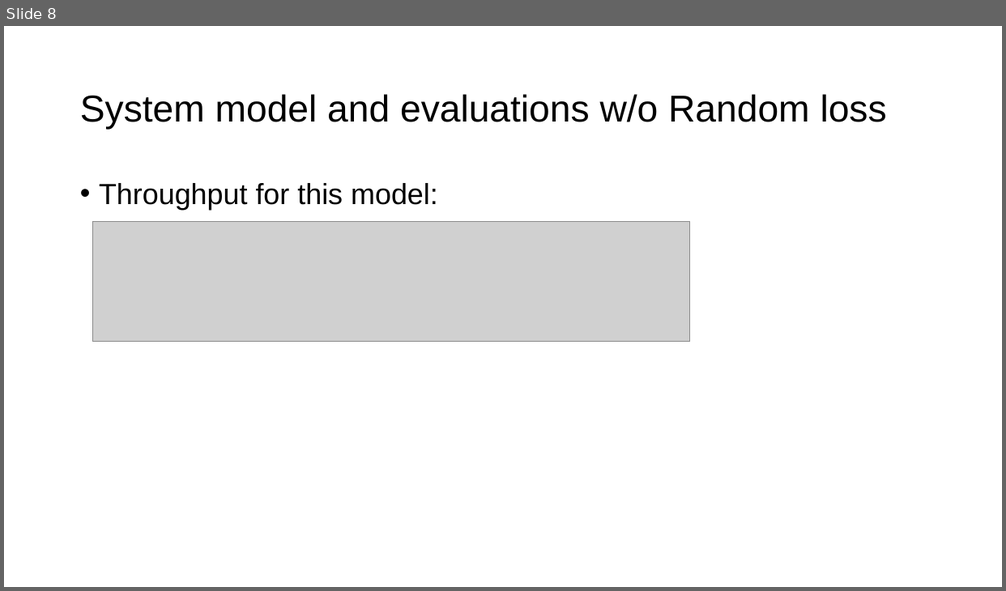
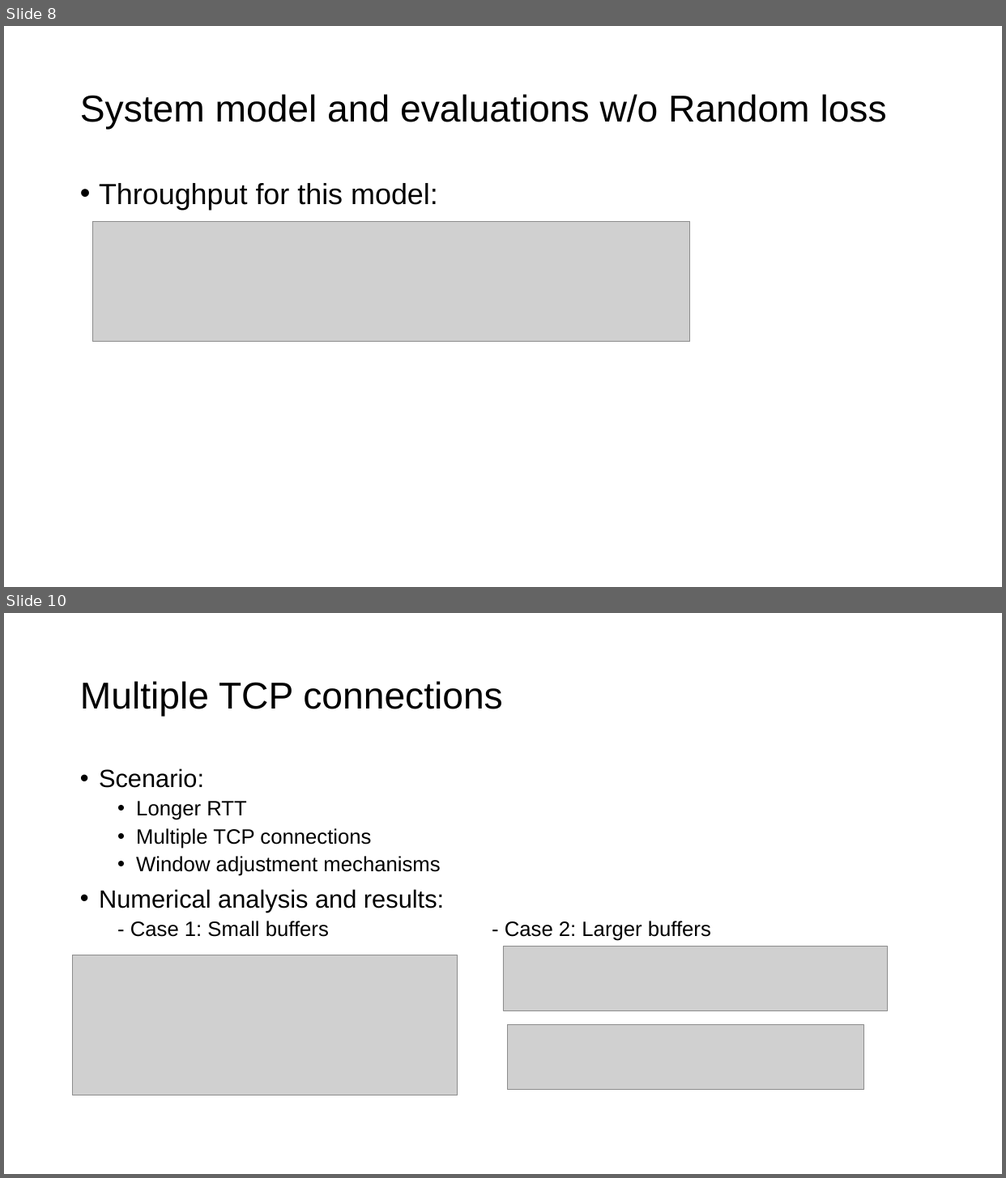
Before and after one commit to SeanXiaoby/ee542_projects, a slide deck: Reading Assignments/02/Reading-02-Boyang Xiao.pptx. Shown one above the other, each under a label of ours: slide 8 before the commit, slides 8 and 10 after it; the slides between them are not shown. The pictures are 1006x591 and 1006x1178 pixels, drawn with LibreOffice and Linux fonts; fonts in the diff are those of the drawing; grey boxes stand for pictures. Boxes give left, top, right and bottom in pixels: in the first picture for what was removed or moved away, otherwise in the second. Text is boxed around its words. In the diff, an @@ line names an element or a change of style, - is before the commit and + after.

```diff
--- a/Reading Assignments/02/Reading-02-Boyang Xiao.pptx
+++ b/Reading Assignments/02/Reading-02-Boyang Xiao.pptx
@@ slide 10 added at [4,613,1002,1174], background #FFFFFF @@
@@ title added at [80,681,502,717], 36 pt, text #000000 @@
+Multiple TCP connections
@@ text added at [99,769,711,941], 20 pt, text #000000 @@
+• Scenario:
+  • Longer RTT
+  • Multiple TCP connections
+  • Window adjustment mechanisms
+• Numerical analysis and results:
+  - Case 1: Small buffers - Case 2: Larger buffers
@@ picture added at [503,947,889,1012] @@
@@ picture added at [73,955,458,1095] @@
@@ picture added at [508,1025,864,1090] @@
```
Also in this commit, not shown: 1 slide changed, 2 other slides added.
